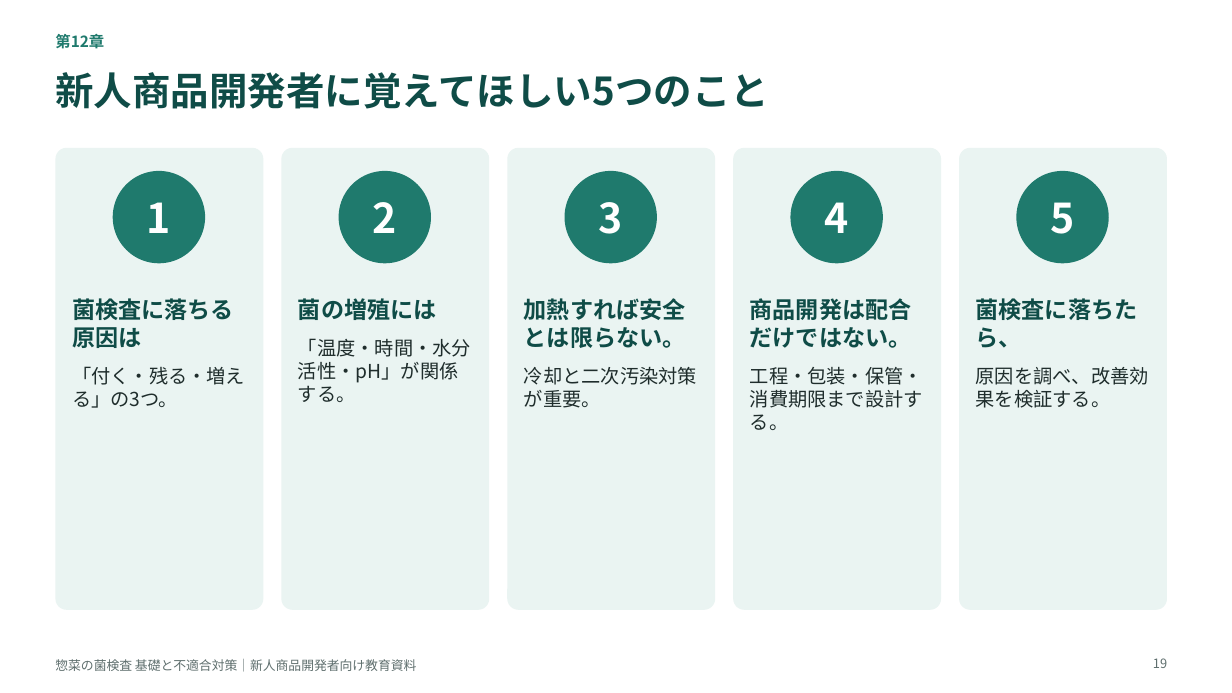
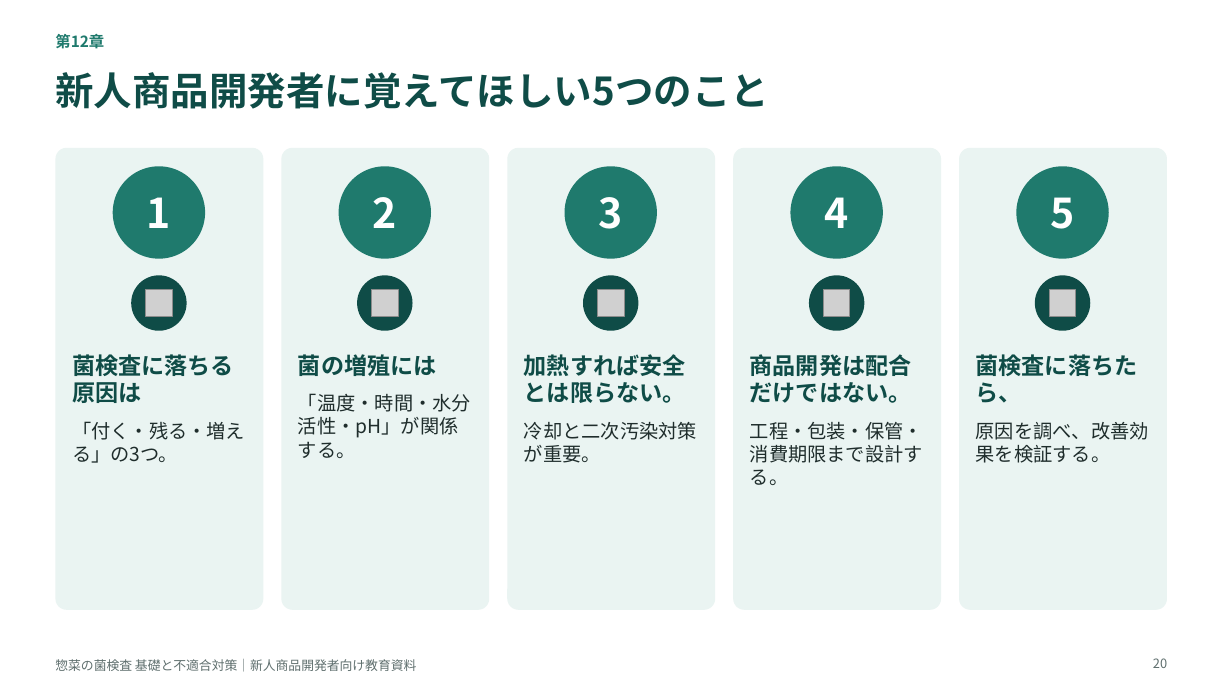
Before and after one commit to tanakashuhei-dotcom/shuhei0208, a slide deck: slide 20 of 菌検査教育資料.pptx (slide 19 before the commit). Drawn at 1232x693 pixels with LibreOffice and Linux fonts; fonts in the diff are those of the drawing; grey boxes stand for pictures. Boxes give left, top, right and bottom in pixels: in the first picture for what was removed or moved away, otherwise in the second. Text is boxed around its words. In the diff, an @@ line names an element or a change of style, - is before the commit and + after.

```diff
--- a/菌検査教育資料.pptx
+++ b/菌検査教育資料.pptx
@@ 5 ellipses: place and size @@
-5 ellipses at <box>113,171,1109,263</box>
+5 ellipses at <box>113,166,1109,259</box>
@@ ellipse added at <box>131,275,187,331</box>, fill #0F4C47 @@
@@ picture added at <box>146,290,173,317</box> @@
@@ ellipse added at <box>358,275,413,331</box>, fill #0F4C47 @@
@@ picture added at <box>372,290,398,317</box> @@
@@ ellipse added at <box>583,275,639,331</box>, fill #0F4C47 @@
@@ picture added at <box>598,290,625,317</box> @@
@@ ellipse added at <box>810,275,865,331</box>, fill #0F4C47 @@
@@ picture added at <box>823,290,850,317</box> @@
@@ ellipse added at <box>1035,275,1091,331</box>, fill #0F4C47 @@
@@ picture added at <box>1050,290,1077,317</box> @@
@@ text "菌検査に落ちる原因は": place and size @@
-text "菌検査に落ちる原因は" at <box>72,298,245,408</box>
+text "菌検査に落ちる原因は" at <box>72,354,245,463</box>
@@ text "菌の増殖には": place and size @@
-text "菌の増殖には" at <box>298,298,471,402</box>
+text "菌の増殖には" at <box>298,354,471,458</box>
@@ text "加熱すれば安全とは限らない。": place and size @@
-text "加熱すれば安全とは限らない。" at <box>524,298,697,408</box>
+text "加熱すれば安全とは限らない。" at <box>524,354,697,463</box>
@@ text "商品開発は配合だけではない。": place and size @@
-text "商品開発は配合だけではない。" at <box>750,298,923,430</box>
+text "商品開発は配合だけではない。" at <box>750,354,923,485</box>
@@ text "菌検査に落ちたら、": place and size @@
-text "菌検査に落ちたら、" at <box>976,298,1149,408</box>
+text "菌検査に落ちたら、" at <box>976,354,1149,463</box>
@@ page number at <box>1153,658,1167,668</box>: text changed @@
-19
+20
```
Also in this commit, not shown: 18 other slides changed, 1 slide added.
